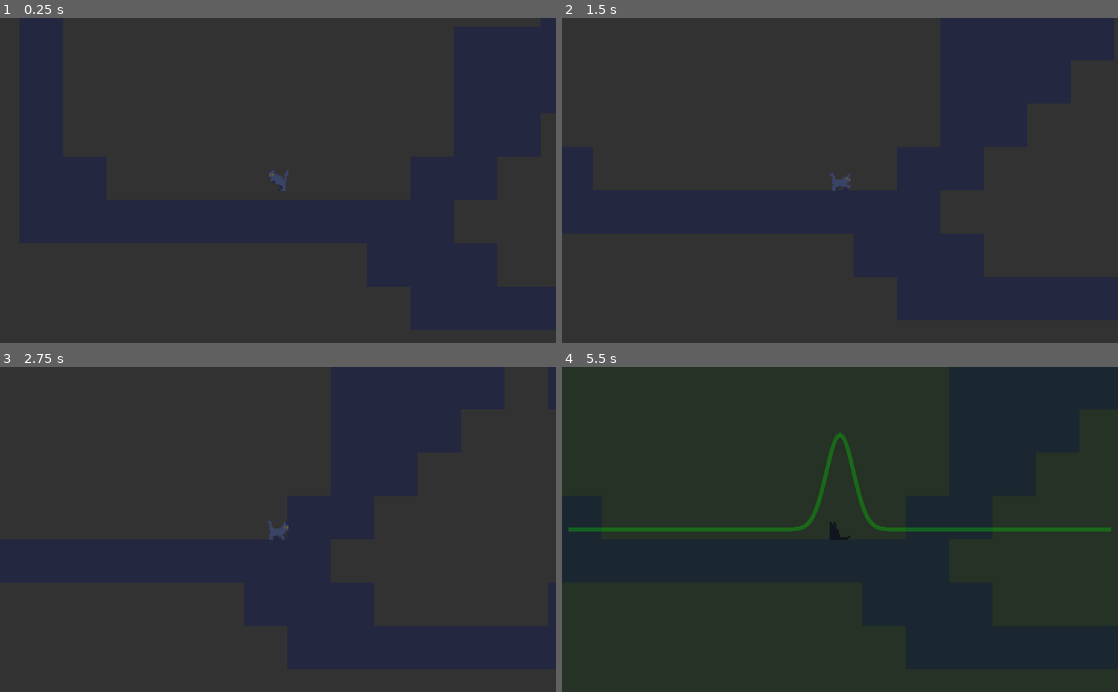
Above: before the commit, frames 1-4 (two rows, left to right).
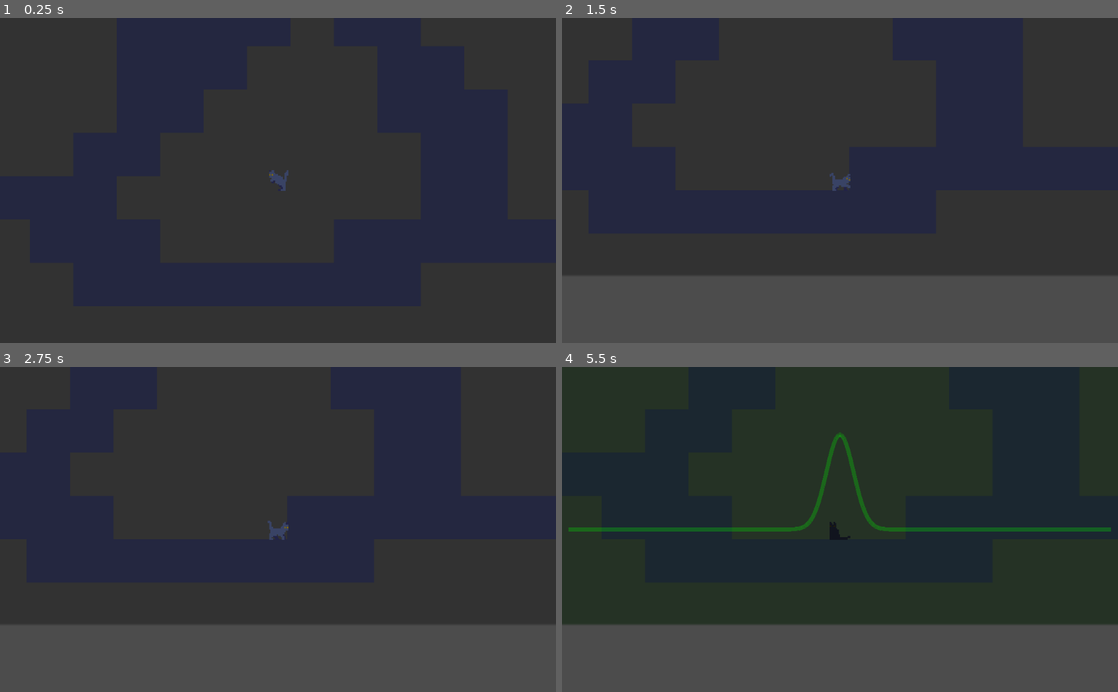
Above: after the commit, the same moments.

Repository: Maloherve/Out-of-the-Box
Game: Godot game, scene res://scenes/Main.tscn
Two runs of this game, one before a commit and one after it. Both use one fixed random seed, a clock stepped at 60 frames per second and the inputs below.
Inputs:
- Up to frame 1 (0.25 s): no input
- Up to frame 2 (1.5 s): hold Right (ui_right) 0.53-1.28 s; tap Enter at 1.25 s; hold Down (ui_down) from 1.28 s (still down)
- Up to frame 3 (2.75 s): tap Space at 2 s; release Down (ui_down) at 2.03 s; hold Right (ui_right) from 2.03 s (still down)
- Up to frame 4 (5.5 s): tap Enter at 2.75, 5 s; release Right (ui_right) at 2.78 s; hold Up (ui_up) 2.78-3.53 s; hold Left (ui_left) 3.53-5.03 s; tap Space at 4.25 s; hold Down (ui_down) from 5.03 s (still down)

The runs differ from the first frame. In frame 2, 20% of the frame differs, in the area x 0-100%, y 79-100%; in frame 3, 20%; in frame 4, 21%.

Commit message:
Small changes

Diff:
--- a/WarmUp/scenes/Main.tscn
+++ b/WarmUp/scenes/Main.tscn
@@ -21,6 +21,7 @@
 font_data = ExtResource( 8 )
 
 [node name="Level" type="Node2D"]
+position = Vector2( 97.7675, -145.953 )
 script = ExtResource( 4 )
 
 [node name="World" type="Node2D" parent="."]
@@ -161,4 +162,4 @@
 }
 
 [node name="PlayerInitialPosition" type="Node2D" parent="."]
-position = Vector2( 190.233, 476.681 )
+position = Vector2( 438.841, 494.14 )
